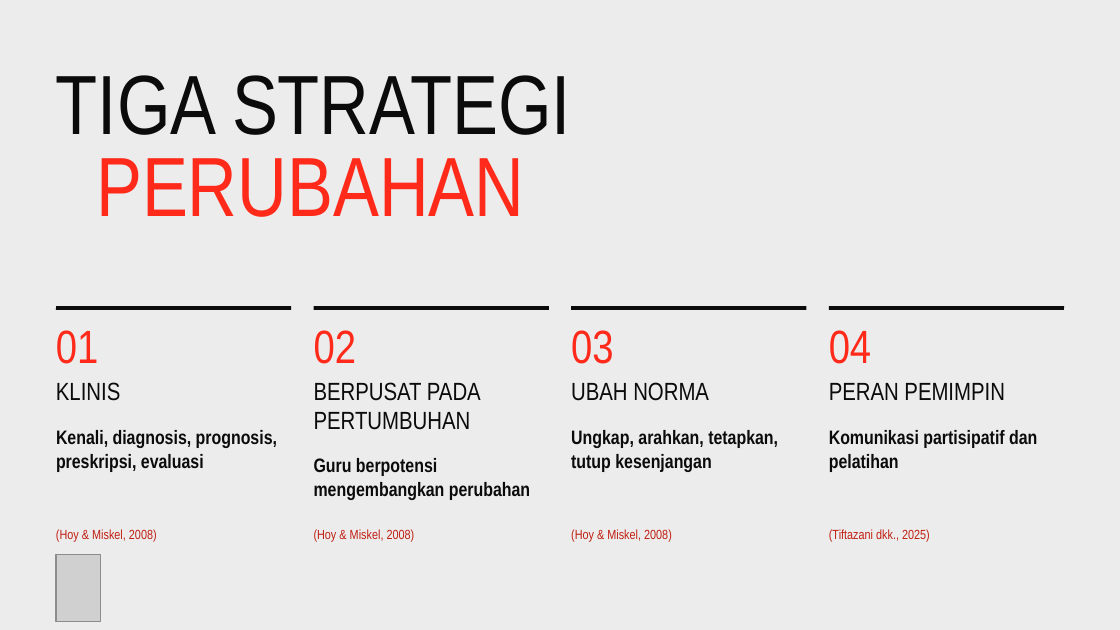
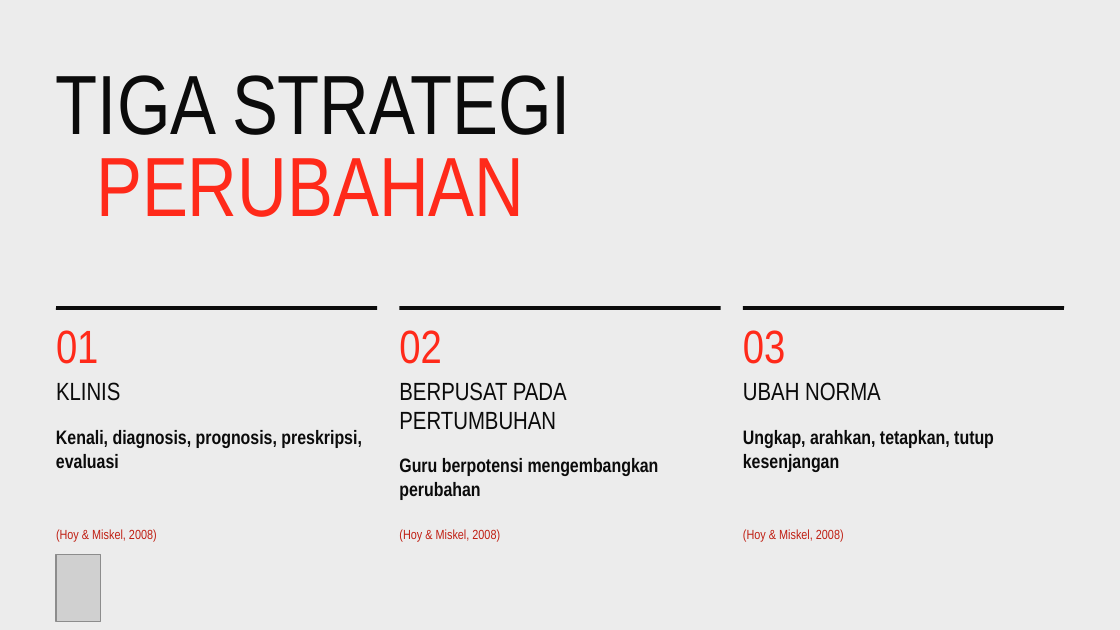
Before and after one commit to abay-cmd/ppt-ddmpi-uin, a slide deck: slide 14 of Budaya-dan-Iklim-Organisasi-Pendidikan.pptx. Drawn at 1120x630 pixels with LibreOffice and Linux fonts; fonts in the diff are those of the drawing; grey boxes stand for pictures. Boxes give left, top, right and bottom in pixels: in the first picture for what was removed or moved away, otherwise in the second. Text is boxed around its words. In the diff, an @@ line names an element or a change of style, - is before the commit and + after.

```diff
--- a/Budaya-dan-Iklim-Organisasi-Pendidikan.pptx
+++ b/Budaya-dan-Iklim-Organisasi-Pendidikan.pptx
@@ line moved from (56, 308) - (291, 308) to (56, 308) - (377, 308) @@
@@ text "02": place and size @@
-text "02" at bbox=[314, 330, 357, 364]
+text "02" at bbox=[399, 330, 442, 364]
@@ line moved from (314, 308) - (549, 308) to (400, 308) - (720, 308) @@
@@ line removed from (571, 308) to (806, 308) @@
@@ text "03": place and size @@
-text "03" at bbox=[571, 330, 614, 364]
+text "03" at bbox=[743, 330, 786, 364]
@@ line moved from (829, 308) - (1064, 308) to (743, 308) - (1064, 308) @@
@@ text removed at bbox=[829, 330, 872, 364] @@
-04
@@ text "BERPUSAT PADA PERTUMBUHAN": place and size @@
-text "BERPUSAT PADA PERTUMBUHAN" at bbox=[314, 382, 481, 430]
+text "BERPUSAT PADA PERTUMBUHAN" at bbox=[399, 382, 567, 430]
@@ text "UBAH NORMA": place and size @@
-text "UBAH NORMA" at bbox=[571, 382, 709, 401]
+text "UBAH NORMA" at bbox=[743, 382, 881, 401]
@@ text removed at bbox=[829, 383, 1005, 400] @@
-PERAN PEMIMPIN
@@ text "Kenali, diagnosis, prognosis, preskripsi, evaluasi" rewrapped from bbox=[56, 430, 277, 472] to bbox=[56, 430, 362, 468] @@
@@ text "Ungkap, arahkan, tetapkan, tutup kesenjangan" rewrapped from bbox=[571, 430, 778, 472] to bbox=[743, 430, 994, 472] @@
@@ text removed at bbox=[829, 430, 1037, 472] @@
-Komunikasi partisipatif dan pelatihan
@@ text "Guru berpotensi mengembangkan perubahan" rewrapped from bbox=[314, 458, 530, 500] to bbox=[399, 458, 659, 500] @@
@@ text "(Hoy & Miskel, 2008)": place and size @@
-text "(Hoy & Miskel, 2008)" at bbox=[571, 529, 672, 542]
+text "(Hoy & Miskel, 2008)" at bbox=[399, 529, 500, 542]
@@ text "(Hoy & Miskel, 2008)": place and size @@
-text "(Hoy & Miskel, 2008)" at bbox=[314, 529, 415, 542]
+text "(Hoy & Miskel, 2008)" at bbox=[743, 529, 844, 542]
@@ text removed at bbox=[829, 529, 930, 542] @@
-(Tiftazani dkk., 2025)
```
Also in this commit, not shown: 2 other slides changed, 2 other files.
